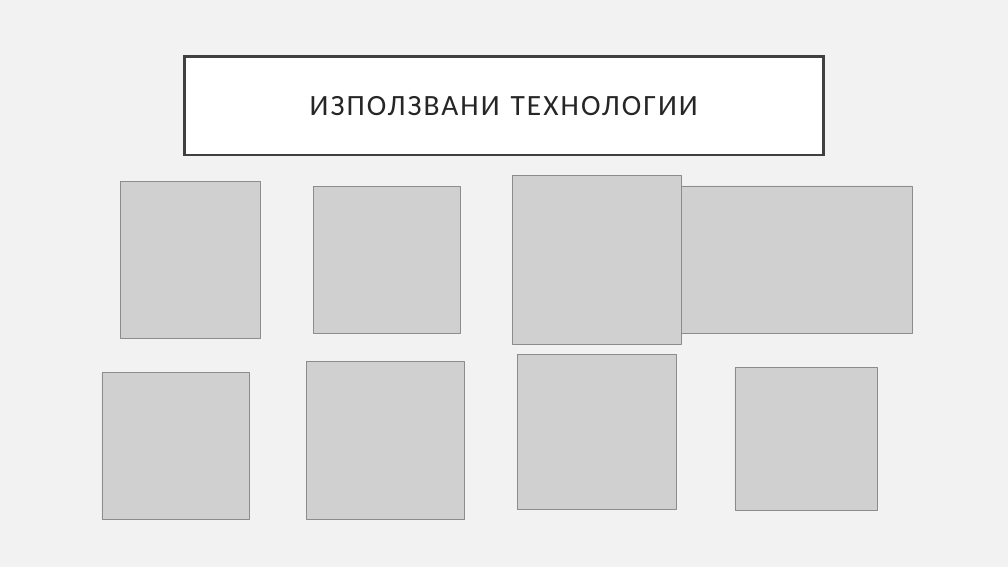
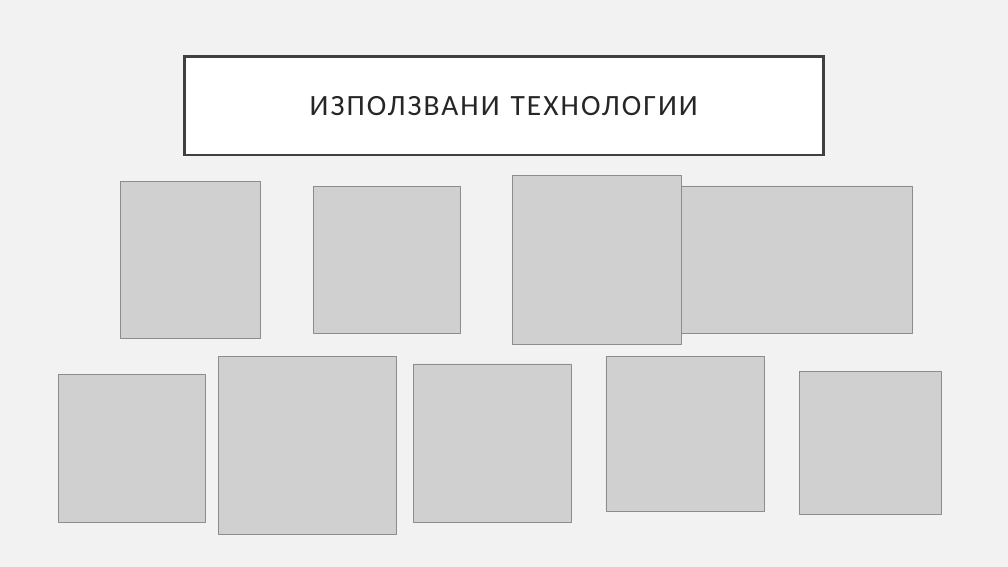
Before and after one commit to YVSimeonova19/Sculptor, a slide deck: slide 4 of Documents/Sculptor.pptx. Drawn at 1008x567 pixels with LibreOffice and Linux fonts; fonts in the diff are those of the drawing; grey boxes stand for pictures. Boxes give left, top, right and bottom in pixels: in the first picture for what was removed or moved away, otherwise in the second. Text is boxed around its words. In the diff, an @@ line names an element or a change of style, - is before the commit and + after.

Commit message:
Update presentation

```diff
--- a/Documents/Sculptor.pptx
+++ b/Documents/Sculptor.pptx
@@ picture added at (x1=219, y1=357, x2=396, y2=535) @@
@@ picture moved from (x1=518, y1=355, x2=677, y2=510) to (x1=606, y1=357, x2=765, y2=512) @@
@@ picture moved from (x1=102, y1=373, x2=250, y2=520) to (x1=58, y1=375, x2=206, y2=523) @@
@@ picture moved from (x1=307, y1=361, x2=465, y2=520) to (x1=414, y1=364, x2=572, y2=522) @@
@@ picture moved from (x1=735, y1=368, x2=877, y2=510) to (x1=799, y1=372, x2=941, y2=514) @@
```
